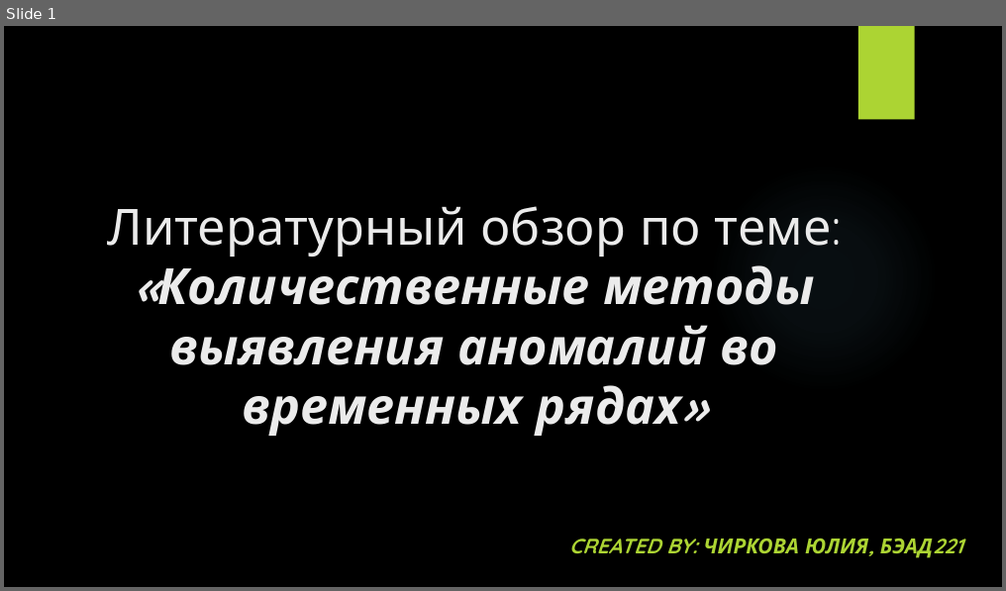
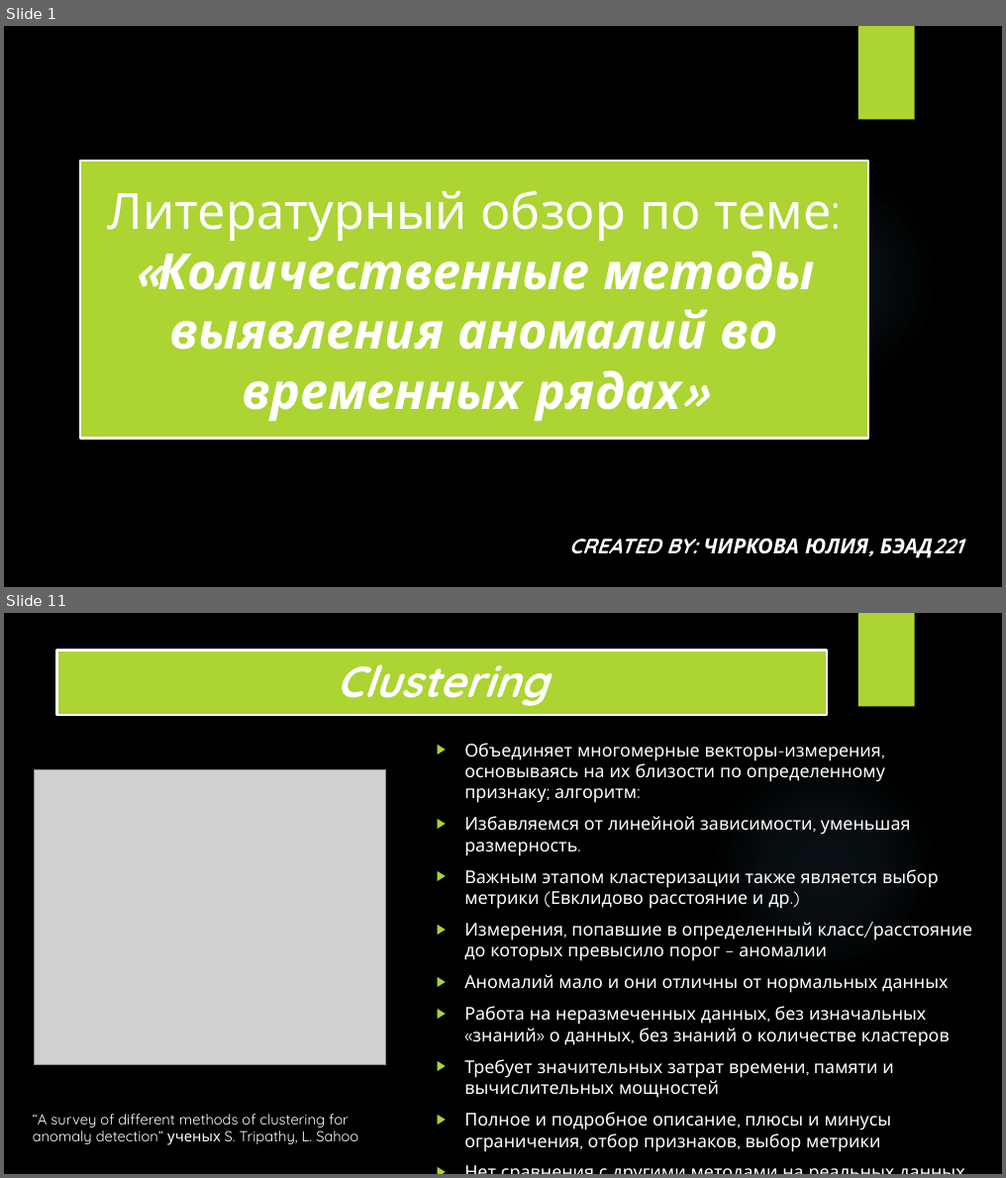
Before and after one commit to romashkova-nina/NIS_Literature_Review, a slide deck: Literature_Review_Presentation.pptx. Shown one above the other, each under a label of ours: slide 1 before the commit, slides 1 and 11 after it; the slides between them are not shown. The pictures are 1006x591 and 1006x1178 pixels, drawn with LibreOffice and Linux fonts; fonts in the diff are those of the drawing; grey boxes stand for pictures; background and template pictures are left out. Boxes give left, top, right and bottom in pixels: in the first picture for what was removed or moved away, otherwise in the second. Text is boxed around its words. In the diff, an @@ line names an element or a change of style, - is before the commit and + after.

```diff
--- a/Literature_Review_Presentation.pptx
+++ b/Literature_Review_Presentation.pptx
@@ slide 11 added at [4, 613, 1002, 1174], background picture (left out); not listed: 2 template elements that a slide beside it also shows @@
@@ title added at [57, 651, 828, 715], fill #ACD433, outline #FFFFFF 2.25 pt, 42 pt, text #FFFFFF, bold, italic @@
+Clustering
@@ text added at [464, 743, 972, 1153], 17 pt, text #FFFFFF @@
+▶ Объединяет многомерные векторы-измерения, основываясь на их близости по определенному признаку; алгоритм:
+▶ Избавляемся от линейной зависимости, уменьшая размерность.
+▶ Важным этапом кластеризации также является выбор метрики (Евклидово расстояние и др.)
+▶ Измерения, попавшие в определенный класс/расстояние до которых превысило порог – аномалии
+▶ Аномалий мало и они отличны от нормальных данных
+▶ Работа на неразмеченных данных, без изначальных «знаний» о данных, без знаний о количестве кластеров
+▶ Требует значительных затрат времени, памяти и вычислительных мощностей
+▶ Полное и подробное описание, плюсы и минусы ограничения, отбор признаков, выбор метрики
+▶ Нет сравнения с другими методами на реальных данных
@@ picture added at [35, 769, 386, 1065] @@
@@ text added at [33, 1114, 358, 1146], 14 pt, text #FFFFFF @@
+“A survey of different methods of clustering for anomaly detection” ученых S. Tripathy, L. Sahoo
@@ slide 1 changed as well @@
@@ title "Литературный обзор по теме: «Количественные ...": place and size @@
-title "Литературный обзор по теме: «Количественные ..." at [107, 206, 832, 436]
+title "Литературный обзор по теме: «Количественные ..." at [80, 161, 868, 439]
@@ title "Литературный обзор по теме: «Количественные ..." at [80, 161, 868, 439]: text colour #EBEBEB to #FFFFFF; vertical alignment bottom to middle; fill none to #ACD433; outline none to #FFFFFF 2.25 pt @@
@@ subtitle "CREATED BY: ЧИРКОВА ЮЛИЯ, БЭАД221" at [569, 538, 868, 555]: text colour #ACD433 to #FFFFFF @@
```
Also in this commit, not shown: 14 other slides added.
